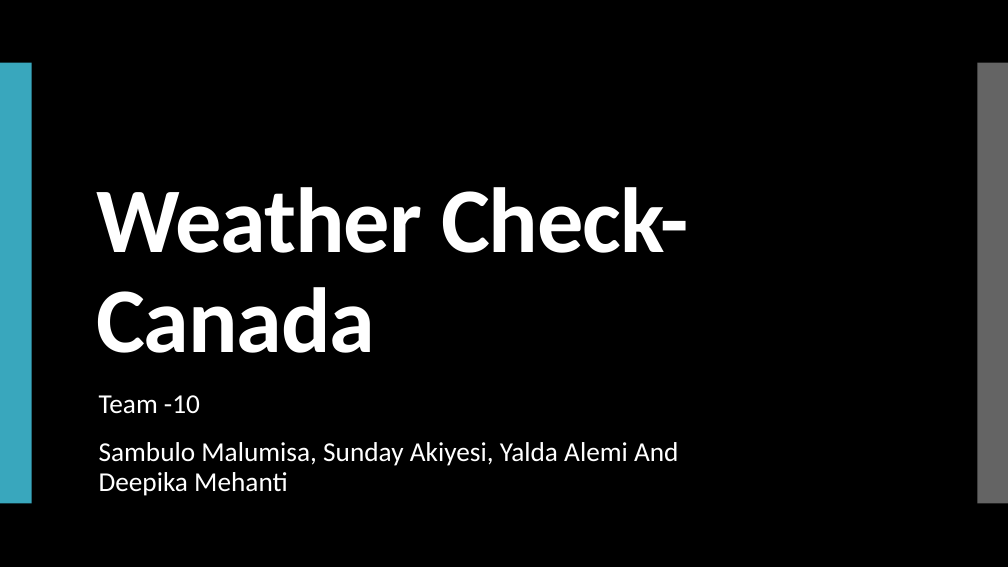
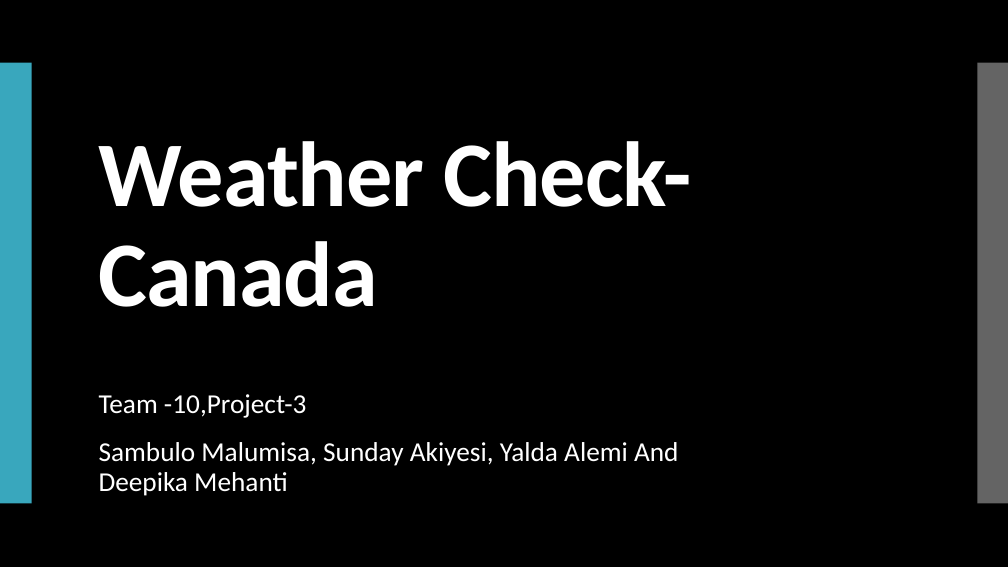
Before and after one commit to malumisa/Project_3_team_10, a slide deck: slide 1 of Presentation project-3.pptx. Drawn at 1008x567 pixels with LibreOffice and Linux fonts; fonts in the diff are those of the drawing; background and template pictures are left out. Boxes give left, top, right and bottom in pixels: in the first picture for what was removed or moved away, otherwise in the second. Text is boxed around its words. In the diff, an @@ line names an element or a change of style, - is before the commit and + after.

```diff
--- a/Presentation project-3.pptx
+++ b/Presentation project-3.pptx
@@ title "Weather Check- Canada": place and size @@
-title "Weather Check- Canada" at [96,187,689,353]
+title "Weather Check- Canada" at [99,141,692,307]
@@ subtitle at [99,394,306,418]: text changed @@
-Team -10
+Team -10,Project-3
```
Also in this commit, not shown: 2 other slides changed.
